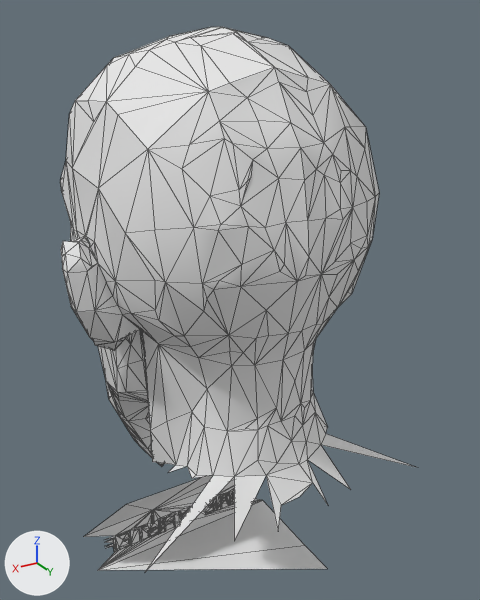
The FBX model Assets/Game/Meshy/DMHeadA/DM Head A.fbx, before and after one commit.
Both versions are drawn from a camera (50 mm lens) standing at (0.896, 1.647, 0.979) and looking at (-0.13, -0.062, 0.125). Every picture has the same lights, and +X, +Y and +Z are marked at lower left. The older version comes first. Mesh edges are drawn as thin lines. Vertices at exactly the same position are counted once.

The scene before the commit, as lines of its bpy script (objects in view):
```python
me_mesh_0 = bpy.data.meshes.new('Mesh_0')
me_mesh_0.from_pydata(...)  # 1221 vertices, 2348 faces; spans x -0.52..0.48, y -0.63..0.49, z -0.95..0.95
me_mesh_0.materials.append(mat_material_0)  # its picture is missing
ob_dm_head_a = bpy.data.objects.new('DM Head A', me_mesh_0)
ob_dm_head_a.location = (0.0, 0.0, 0.0)
```
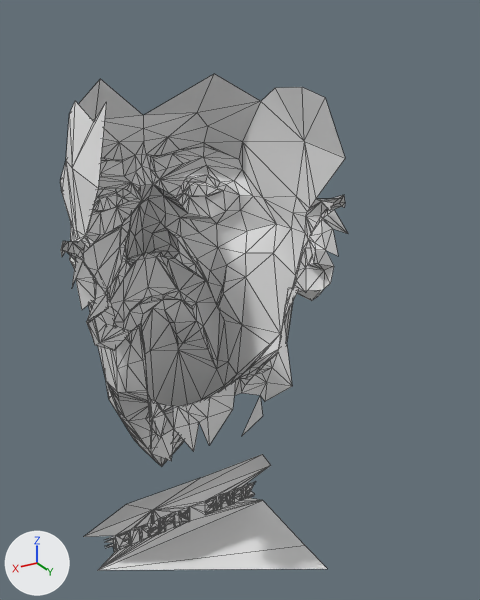
Patch to the scene script:
```diff
--- a/Assets/Game/Meshy/DMHeadA/DM Head A.fbx.py
+++ b/Assets/Game/Meshy/DMHeadA/DM Head A.fbx.py
@@ me_mesh_0 @@
 # used by ob_dm_head_a; location = (0.0, 0.0, 0.0)
-me_mesh_0.from_pydata(...)  # 1221 vertices, 2348 faces; spans x -0.52..0.48, y -0.63..0.49, z -0.95..0.95
+me_mesh_0.from_pydata(...)  # 945 vertices, 1757 faces; spans x -0.46..0.47, y -0.63..0.17, z -0.95..0.81
+# me_mesh_0 part 1
+# 276 vertices are removed from x -0.52..0.48, y -0.35..0.49, z -0.38..0.95
+# 591 faces are deleted
 me_mesh_0.materials.append(mat_material_0)
```

What differs and where, as boxes [x1, y1, x2, y2] in the pictures (480 x 600 px):
'DM Head A', reshaped (19% narrower, 9% shorter): before [60, 27, 415, 572]; after [60, 74, 347, 570]
part 1 of me_mesh_0, deleted: before [62, 27, 415, 572]
